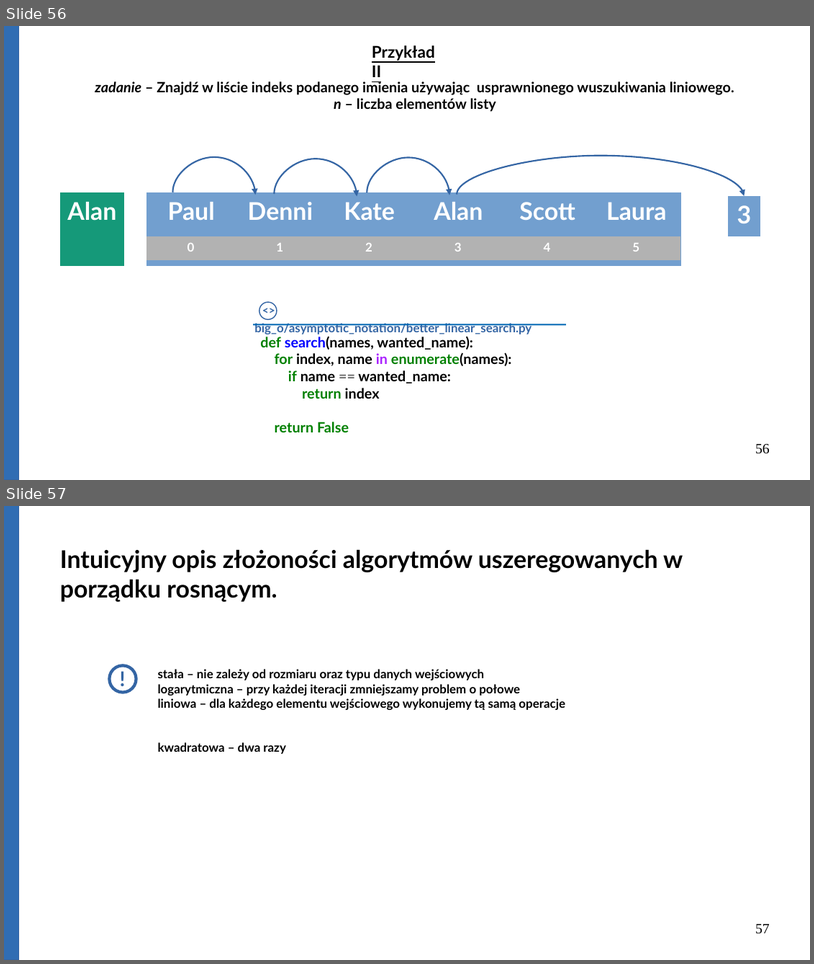
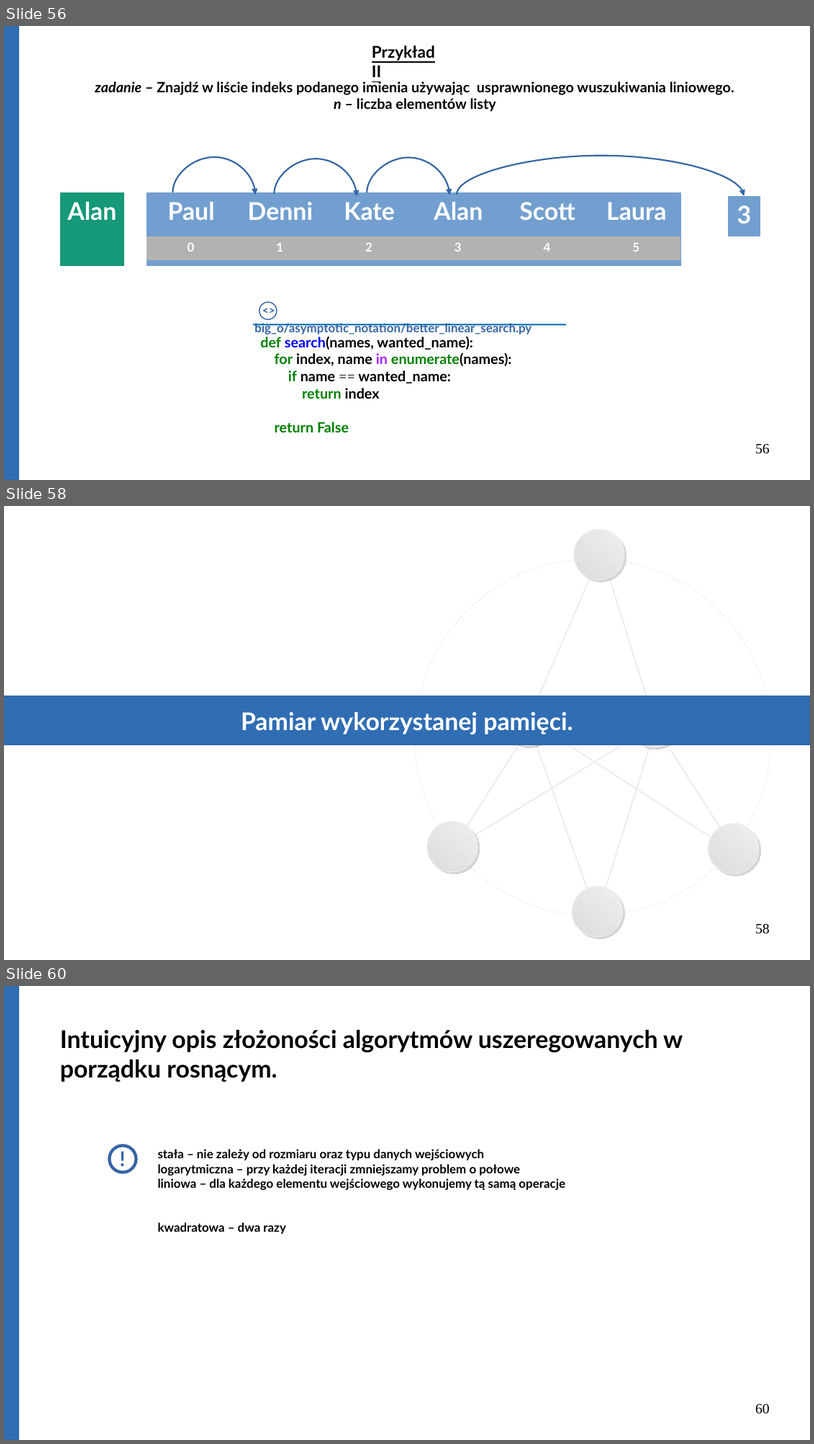
Before and after one commit to Michael-Wisniewski/algorithmic-workshop, a slide deck: gotowa.odp. Shown one above the other, each under a label of ours: slides 56 and 57 before the commit, slides 56, 58 and 60 after it; the slides between them are not shown. The pictures are 814x964 and 814x1444 pixels, drawn with LibreOffice and Linux fonts; fonts in the diff are those of the drawing. Boxes give left, top, right and bottom in pixels: in the first picture for what was removed or moved away, otherwise in the second. Text is boxed around its words. In the diff, an @@ line names an element or a change of style, - is before the commit and + after.

```diff
--- a/gotowa.odp
+++ b/gotowa.odp
@@ slide 58 added at box(4, 506, 810, 960), background #FFFFFF @@
@@ group added at box(415, 530, 772, 937): 8 lines, 7 ellipses @@
@@ rectangle added at box(4, 695, 810, 745), fill #306DB3, outline #3465A4 0 pt, 24 pt, text #FFFFFF, bold @@
+Pamiar wykorzystanej pamięci.
@@ page number added at box(756, 924, 770, 934), 14 pt, text #000000 @@
+58
@@ what was slide 57 is now slide 60 @@
@@ page number at box(756, 1404, 770, 1414): text changed @@
-57
+60
```
Also in this commit, not shown: 1 slide changed, 2 other slides added, 7 other files.
